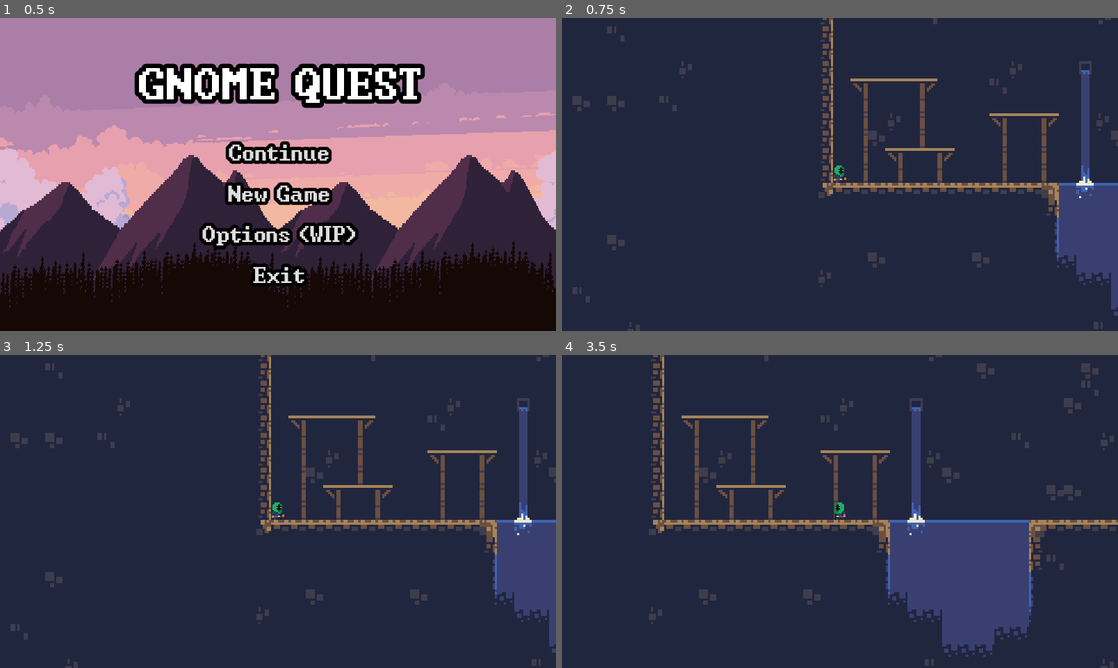
Above: before the commit, frames 1-4 (two rows, left to right).
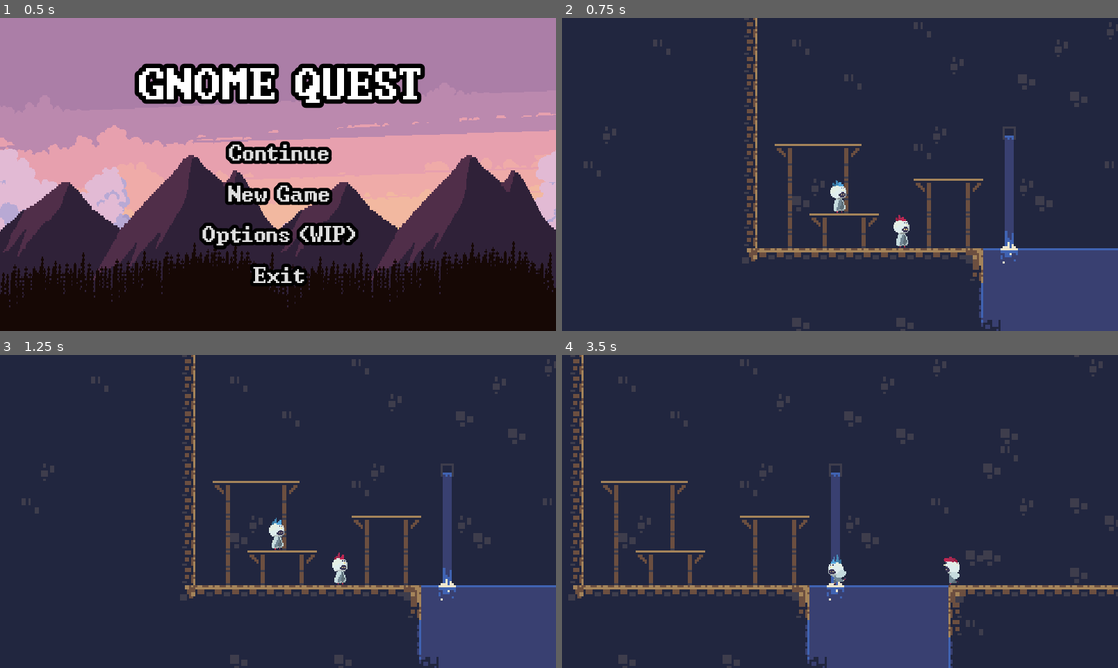
Above: after the commit, the same moments.

Repository: weyum11234/gnome_quest
Game: Godot game, scene res://scenes/main/main.tscn
The game is run twice, just before and just after one commit, with the same random seed, the same clock (stepped at 60 frames per second) and the same inputs.
Inputs:
- Up to frame 1 (0.5 s): no input
- Up to frame 2 (0.75 s): click "New Game" at 0.5 s
- Up to frame 3 (1.25 s): no input
- Up to frame 4 (3.5 s): hold Space (jump) 1.28-2.03 s; hold D (right) 1.28-2.78 s; tap Space (jump) at 2.1, 2.27, 2.57 s; hold A (left) from 2.78 s (still down); hold Space (jump) from 2.78 s (still down)

Frame 1 is identical in both runs. In frame 2, 18% of the frame differs, in the area x 1-100%, y 0-100%; in frame 3, 18%; in frame 4, 25%.

Commit message:
added playersprites and anims

Diff:
--- /dev/null
+++ b/entities/player2.gd
@@ -0,0 +1,58 @@
+extends CharacterBody2D
+
+
+@export var speed = 300.0
+@export var jump_velocity = -400.0
+@export var jump_time = 0.25
+@export var coyote_time = 0.075
+@export var gravity_multiplier = 3.0
+
+
+# Get the gravity from the project settings to be synced with RigidBody nodes.
+var gravity = ProjectSettings.get_setting("physics/2d/default_gravity")
+var is_jumping = false
+var jump_timer = 0.0
+var coyote_timer = 0.0
+
+
+# Helper variable for handling animation
+var animation = "idle"
+
+
+func _physics_process(delta):
+	# Set default animation every delta
+	animation = "idle"
+
+	# Add the gravity.
+	if not is_on_floor() and not is_jumping:
+		velocity.y += gravity * gravity_multiplier * delta
+		coyote_timer += delta
+	else:
+		coyote_timer = 0
+
+	# Get the input direction and handle the movement/deceleration.
+	var direction = Input.get_axis("left", "right")
+	if direction:
+		velocity.x = direction * speed
+		animation = "walk"
+		$AnimatedSprite2D.flip_h = velocity.x < 0
+	else:
+		velocity.x = move_toward(velocity.x, 0, speed)
+
+	# Handle jump.
+	if Input.is_action_just_pressed("jump") and (is_on_floor() or coyote_timer < coyote_time):
+		velocity.y = jump_velocity
+		is_jumping = true
+	elif Input.is_action_pressed("jump") and is_jumping:
+		velocity.y = jump_velocity
+
+	if is_jumping and Input.is_action_pressed("jump") and jump_timer < jump_time:
+		jump_timer += delta
+		animation = "jump"
+	else:
+		is_jumping = false
+		jump_timer = 0
+
+	print(animation)
+	$AnimatedSprite2D.play(animation)
+	move_and_slide()
--- a/entities/player_1.tscn
+++ b/entities/player_1.tscn
@@ -1,26 +1,113 @@
-[gd_scene load_steps=12 format=3 uid="uid://da8ra7ljeknhu"]
+[gd_scene load_steps=27 format=3 uid="uid://da8ra7ljeknhu"]
 
-[ext_resource type="Texture2D" uid="uid://d1kaqdugwxjew" path="res://assets/player_sprites/gr_gnome_sprite/sprite_00.png" id="1_8vofn"]
 [ext_resource type="Script" path="res://entities/player.gd" id="1_umyfe"]
-[ext_resource type="Texture2D" uid="uid://biw4splj2sfgi" path="res://assets/player_sprites/gr_gnome_sprite/sprite_05.png" id="2_lp33e"]
-[ext_resource type="Texture2D" uid="uid://cvuw5rwr5oiu3" path="res://assets/player_sprites/gr_gnome_sprite/sprite_01.png" id="2_wv31k"]
-[ext_resource type="Texture2D" uid="uid://r5u7k35a8p74" path="res://assets/player_sprites/gr_gnome_sprite/sprite_02.png" id="3_b1e87"]
-[ext_resource type="Texture2D" uid="uid://ct13sigpb2fx7" path="res://assets/player_sprites/gr_gnome_sprite/sprite_06.png" id="3_k2bx0"]
-[ext_resource type="Texture2D" uid="uid://bhkc3sua0pgdb" path="res://assets/player_sprites/gr_gnome_sprite/sprite_10_long_legs.png" id="7_a4mnk"]
-[ext_resource type="Texture2D" uid="uid://dkxec7neqww0k" path="res://assets/player_sprites/gr_gnome_sprite/sprite_11_long_legs.png" id="8_pqn27"]
-[ext_resource type="Texture2D" uid="uid://cvpib5sh47nfn" path="res://assets/player_sprites/gr_gnome_sprite/sprite_12_long_legs.png" id="9_cgfml"]
+[ext_resource type="Texture2D" uid="uid://b1qhsrblbn7vs" path="res://assets/player_sprites/Chik-Boy-Blue/ChikBoy_idle.png" id="2_i2ltl"]
+[ext_resource type="Texture2D" uid="uid://bdx38h8u6gon" path="res://assets/player_sprites/Chik-Boy-Blue/ChikBoy_run.png" id="3_nwy0a"]
+
+[sub_resource type="AtlasTexture" id="AtlasTexture_72a0i"]
+atlas = ExtResource("2_i2ltl")
+region = Rect2(0, 0, 32, 32)
+
+[sub_resource type="AtlasTexture" id="AtlasTexture_o6ijb"]
+atlas = ExtResource("2_i2ltl")
+region = Rect2(0, 32, 32, 32)
+
+[sub_resource type="AtlasTexture" id="AtlasTexture_ov55x"]
+atlas = ExtResource("2_i2ltl")
+region = Rect2(0, 64, 32, 32)
+
+[sub_resource type="AtlasTexture" id="AtlasTexture_3ycnh"]
+atlas = ExtResource("2_i2ltl")
+region = Rect2(0, 96, 32, 32)
+
+[sub_resource type="AtlasTexture" id="AtlasTexture_0h333"]
+atlas = ExtResource("2_i2ltl")
+region = Rect2(0, 128, 32, 32)
+
+[sub_resource type="AtlasTexture" id="AtlasTexture_gfh66"]
+atlas = ExtResource("2_i2ltl")
+region = Rect2(0, 160, 32, 32)
+
+[sub_resource type="AtlasTexture" id="AtlasTexture_yoqdw"]
+atlas = ExtResource("3_nwy0a")
+region = Rect2(0, 0, 32, 32)
+
+[sub_resource type="AtlasTexture" id="AtlasTexture_preya"]
+atlas = ExtResource("3_nwy0a")
+region = Rect2(0, 32, 32, 32)
+
+[sub_resource type="AtlasTexture" id="AtlasTexture_ji7rl"]
+atlas = ExtResource("3_nwy0a")
+region = Rect2(0, 64, 32, 32)
+
+[sub_resource type="AtlasTexture" id="AtlasTexture_qu5le"]
+atlas = ExtResource("3_nwy0a")
+region = Rect2(0, 96, 32, 32)
+
+[sub_resource type="AtlasTexture" id="AtlasTexture_mfnfl"]
+atlas = ExtResource("3_nwy0a")
+region = Rect2(0, 128, 32, 32)
+
+[sub_resource type="AtlasTexture" id="AtlasTexture_mytg7"]
+atlas = ExtResource("3_nwy0a")
+region = Rect2(0, 0, 32, 32)
+
+[sub_resource type="AtlasTexture" id="AtlasTexture_37fm1"]
+atlas = ExtResource("3_nwy0a")
+region = Rect2(0, 32, 32, 32)
+
+[sub_resource type="AtlasTexture" id="AtlasTexture_qqvbr"]
+atlas = ExtResource("3_nwy0a")
+region = Rect2(0, 64, 32, 32)
+
+[sub_resource type="AtlasTexture" id="AtlasTexture_4oj3t"]
+atlas = ExtResource("3_nwy0a")
+region = Rect2(0, 96, 32, 32)
+
+[sub_resource type="AtlasTexture" id="AtlasTexture_tx2ca"]
+atlas = ExtResource("3_nwy0a")
+region = Rect2(0, 128, 32, 32)
+
+[sub_resource type="AtlasTexture" id="AtlasTexture_w1sq0"]
+atlas = ExtResource("3_nwy0a")
+region = Rect2(0, 160, 32, 32)
+
+[sub_resource type="AtlasTexture" id="AtlasTexture_sd21h"]
+atlas = ExtResource("3_nwy0a")
+region = Rect2(0, 192, 32, 32)
+
+[sub_resource type="AtlasTexture" id="AtlasTexture_isdf1"]
+atlas = ExtResource("3_nwy0a")
+region = Rect2(0, 224, 32, 32)
+
+[sub_resource type="AtlasTexture" id="AtlasTexture_f86bx"]
+atlas = ExtResource("3_nwy0a")
+region = Rect2(0, 256, 32, 32)
+
+[sub_resource type="AtlasTexture" id="AtlasTexture_ux7rs"]
+atlas = ExtResource("3_nwy0a")
+region = Rect2(0, 288, 32, 32)
 
 [sub_resource type="SpriteFrames" id="SpriteFrames_laluf"]
 animations = [{
 "frames": [{
 "duration": 1.0,
-"texture": ExtResource("1_8vofn")
+"texture": SubResource("AtlasTexture_72a0i")
 }, {
 "duration": 1.0,
-"texture": ExtResource("2_wv31k")
+"texture": SubResource("AtlasTexture_o6ijb")
 }, {
 "duration": 1.0,
-"texture": ExtResource("3_b1e87")
+"texture": SubResource("AtlasTexture_ov55x")
+}, {
+"duration": 1.0,
+"texture": SubResource("AtlasTexture_3ycnh")
+}, {
+"duration": 1.0,
+"texture": SubResource("AtlasTexture_0h333")
+}, {
+"duration": 1.0,
+"texture": SubResource("AtlasTexture_gfh66")
 }],
 "loop": true,
 "name": &"idle",
@@ -28,32 +115,62 @@
 }, {
 "frames": [{
 "duration": 1.0,
-"texture": ExtResource("3_k2bx0")
+"texture": SubResource("AtlasTexture_yoqdw")
 }, {
 "duration": 1.0,
-"texture": ExtResource("2_lp33e")
+"texture": SubResource("AtlasTexture_preya")
+}, {
+"duration": 1.0,
+"texture": SubResource("AtlasTexture_ji7rl")
+}, {
+"duration": 1.0,
+"texture": SubResource("AtlasTexture_qu5le")
+}, {
+"duration": 1.0,
+"texture": SubResource("AtlasTexture_mfnfl")
 }],
 "loop": false,
 "name": &"jump",
-"speed": 2.0
+"speed": 5.0
 }, {
 "frames": [{
 "duration": 1.0,
-"texture": ExtResource("7_a4mnk")
+"texture": SubResource("AtlasTexture_mytg7")
 }, {
 "duration": 1.0,
-"texture": ExtResource("8_pqn27")
+"texture": SubResource("AtlasTexture_37fm1")
 }, {
 "duration": 1.0,
-"texture": ExtResource("9_cgfml")
+"texture": SubResource("AtlasTexture_qqvbr")
+}, {
+"duration": 1.0,
+"texture": SubResource("AtlasTexture_4oj3t")
+}, {
+"duration": 1.0,
+"texture": SubResource("AtlasTexture_tx2ca")
+}, {
+"duration": 1.0,
+"texture": SubResource("AtlasTexture_w1sq0")
+}, {
+"duration": 1.0,
+"texture": SubResource("AtlasTexture_sd21h")
+}, {
+"duration": 1.0,
+"texture": SubResource("AtlasTexture_isdf1")
+}, {
+"duration": 1.0,
+"texture": SubResource("AtlasTexture_f86bx")
+}, {
+"duration": 1.0,
+"texture": SubResource("AtlasTexture_ux7rs")
 }],
 "loop": true,
 "name": &"walk",
-"speed": 7.0
+"speed": 10.0
 }]
 
 [sub_resource type="RectangleShape2D" id="RectangleShape2D_gpqg2"]
-size = Vector2(12, 16)
+size = Vector2(13, 30)
 
 [node name="Player1" type="CharacterBody2D"]
 script = ExtResource("1_umyfe")
@@ -64,8 +181,7 @@
 
 [node name="AnimatedSprite2D" type="AnimatedSprite2D" parent="."]
 sprite_frames = SubResource("SpriteFrames_laluf")
-animation = &"walk"
-frame_progress = 0.399904
+animation = &"jump"
 
 [node name="Camera2D" type="Camera2D" parent="."]
 zoom = Vector2(2.5, 2.5)
@@ -74,4 +190,5 @@
 drag_bottom_margin = 0.5
 
 [node name="CollisionShape2D" type="CollisionShape2D" parent="."]
+position = Vector2(0, 1)
 shape = SubResource("RectangleShape2D_gpqg2")
--- /dev/null
+++ b/entities/player_2.tscn
@@ -0,0 +1,184 @@
+[gd_scene load_steps=27 format=3 uid="uid://cljhy5p5lkd5m"]
+
+[ext_resource type="Script" path="res://entities/player2.gd" id="1_eg7ag"]
+[ext_resource type="Texture2D" uid="uid://bjj3ggu26ft8d" path="res://assets/player_sprites/Chick-Boy-Red/ChikBoy_idle.png" id="2_u337j"]
+[ext_resource type="Texture2D" uid="uid://dr8yhgfgc5v72" path="res://assets/player_sprites/Chick-Boy-Red/ChikBoy_run.png" id="3_vhemw"]
+
+[sub_resource type="AtlasTexture" id="AtlasTexture_snvih"]
+atlas = ExtResource("2_u337j")
+region = Rect2(0, 0, 32, 32)
+
+[sub_resource type="AtlasTexture" id="AtlasTexture_58yac"]
+atlas = ExtResource("2_u337j")
+region = Rect2(0, 32, 32, 32)
+
+[sub_resource type="AtlasTexture" id="AtlasTexture_0u3yc"]
+atlas = ExtResource("2_u337j")
+region = Rect2(0, 64, 32, 32)
+
+[sub_resource type="AtlasTexture" id="AtlasTexture_xnrie"]
+atlas = ExtResource("2_u337j")
+region = Rect2(0, 96, 32, 32)
+
+[sub_resource type="AtlasTexture" id="AtlasTexture_l7stc"]
+atlas = ExtResource("2_u337j")
+region = Rect2(0, 128, 32, 32)
+
+[sub_resource type="AtlasTexture" id="AtlasTexture_os4pl"]
+atlas = ExtResource("2_u337j")
+region = Rect2(0, 160, 32, 32)
+
+[sub_resource type="AtlasTexture" id="AtlasTexture_a224y"]
+atlas = ExtResource("3_vhemw")
+region = Rect2(0, 0, 32, 32)
+
+[sub_resource type="AtlasTexture" id="AtlasTexture_lymxm"]
+atlas = ExtResource("3_vhemw")
+region = Rect2(0, 32, 32, 32)
+
+[sub_resource type="AtlasTexture" id="AtlasTexture_aagun"]
+atlas = ExtResource("3_vhemw")
+region = Rect2(0, 64, 32, 32)
+
+[sub_resource type="AtlasTexture" id="AtlasTexture_aspfw"]
+atlas = ExtResource("3_vhemw")
+region = Rect2(0, 96, 32, 32)
+
+[sub_resource type="AtlasTexture" id="AtlasTexture_7hlwn"]
+atlas = ExtResource("3_vhemw")
+region = Rect2(0, 128, 32, 32)
+
+[sub_resource type="AtlasTexture" id="AtlasTexture_eey1y"]
+atlas = ExtResource("3_vhemw")
+region = Rect2(0, 0, 32, 32)
+
+[sub_resource type="AtlasTexture" id="AtlasTexture_kpbry"]
+atlas = ExtResource("3_vhemw")
+region = Rect2(0, 32, 32, 32)
+
+[sub_resource type="AtlasTexture" id="AtlasTexture_bxpwx"]
+atlas = ExtResource("3_vhemw")
+region = Rect2(0, 64, 32, 32)
+
+[sub_resource type="AtlasTexture" id="AtlasTexture_cr5qn"]
+atlas = ExtResource("3_vhemw")
+region = Rect2(0, 96, 32, 32)
+
+[sub_resource type="AtlasTexture" id="AtlasTexture_yi5nb"]
+atlas = ExtResource("3_vhemw")
+region = Rect2(0, 128, 32, 32)
+
+[sub_resource type="AtlasTexture" id="AtlasTexture_3jg2i"]
+atlas = ExtResource("3_vhemw")
+region = Rect2(0, 160, 32, 32)
+
+[sub_resource type="AtlasTexture" id="AtlasTexture_2r360"]
+atlas = ExtResource("3_vhemw")
+region = Rect2(0, 192, 32, 32)
+
+[sub_resource type="AtlasTexture" id="AtlasTexture_rqj1a"]
+atlas = ExtResource("3_vhemw")
+region = Rect2(0, 224, 32, 32)
+
+[sub_resource type="AtlasTexture" id="AtlasTexture_btqrl"]
+atlas = ExtResource("3_vhemw")
+region = Rect2(0, 256, 32, 32)
+
+[sub_resource type="AtlasTexture" id="AtlasTexture_dtibd"]
+atlas = ExtResource("3_vhemw")
+region = Rect2(0, 288, 32, 32)
+
+[sub_resource type="SpriteFrames" id="SpriteFrames_t4cov"]
+animations = [{
+"frames": [{
+"duration": 1.0,
+"texture": SubResource("AtlasTexture_snvih")
+}, {
+"duration": 1.0,
+"texture": SubResource("AtlasTexture_58yac")
+}, {
+"duration": 1.0,
+"texture": SubResource("AtlasTexture_0u3yc")
+}, {
+"duration": 1.0,
+"texture": SubResource("AtlasTexture_xnrie")
+}, {
+"duration": 1.0,
+"texture": SubResource("AtlasTexture_l7stc")
+}, {
+"duration": 1.0,
+"texture": SubResource("AtlasTexture_os4pl")
+}],
+"loop": true,
+"name": &"idle",
+"speed": 5.0
+}, {
+"frames": [{
+"duration": 1.0,
+"texture": SubResource("AtlasTexture_a224y")
+}, {
+"duration": 1.0,
+"texture": SubResource("AtlasTexture_lymxm")
+}, {
+"duration": 1.0,
+"texture": SubResource("AtlasTexture_aagun")
+}, {
+"duration": 1.0,
+"texture": SubResource("AtlasTexture_aspfw")
+}, {
+"duration": 1.0,
+"texture": SubResource("AtlasTexture_7hlwn")
+}],
+"loop": true,
+"name": &"jump",
+"speed": 5.0
+}, {
+"frames": [{
+"duration": 1.0,
+"texture": SubResource("AtlasTexture_eey1y")
+}, {
+"duration": 1.0,
+"texture": SubResource("AtlasTexture_kpbry")
+}, {
+"duration": 1.0,
+"texture": SubResource("AtlasTexture_bxpwx")
+}, {
+"duration": 1.0,
+"texture": SubResource("AtlasTexture_cr5qn")
+}, {
+"duration": 1.0,
+"texture": SubResource("AtlasTexture_yi5nb")
+}, {
+"duration": 1.0,
+"texture": SubResource("AtlasTexture_3jg2i")
+}, {
+"duration": 1.0,
+"texture": SubResource("AtlasTexture_2r360")
+}, {
+"duration": 1.0,
+"texture": SubResource("AtlasTexture_rqj1a")
+}, {
+"duration": 1.0,
+"texture": SubResource("AtlasTexture_btqrl")
+}, {
+"duration": 1.0,
+"texture": SubResource("AtlasTexture_dtibd")
+}],
+"loop": true,
+"name": &"walk",
+"speed": 5.0
+}]
+
+[sub_resource type="RectangleShape2D" id="RectangleShape2D_d02qw"]
+size = Vector2(13, 30)
+
+[node name="Player2" type="CharacterBody2D"]
+script = ExtResource("1_eg7ag")
+
+[node name="AnimatedSprite2D" type="AnimatedSprite2D" parent="."]
+sprite_frames = SubResource("SpriteFrames_t4cov")
+animation = &"jump"
+
+[node name="CollisionShape2D" type="CollisionShape2D" parent="."]
+position = Vector2(0, 1)
+shape = SubResource("RectangleShape2D_d02qw")
--- a/scenes/level_01/level_01.tscn
+++ b/scenes/level_01/level_01.tscn
@@ -1,7 +1,8 @@
-[gd_scene load_steps=5 format=3 uid="uid://dnbwgg880owl2"]
+[gd_scene load_steps=6 format=3 uid="uid://dnbwgg880owl2"]
 
 [ext_resource type="PackedScene" uid="uid://da8ra7ljeknhu" path="res://entities/player_1.tscn" id="1_4qsre"]
 [ext_resource type="Texture2D" uid="uid://catnei36uf3jx" path="res://assets/tilesets_maps/underground_areas/cavesofgallet_tiles_scaled_2x_pngcrushed.png" id="1_hf6iv"]
+[ext_resource type="PackedScene" uid="uid://cljhy5p5lkd5m" path="res://entities/player_2.tscn" id="3_fbq08"]
 
 [sub_resource type="TileSetAtlasSource" id="TileSetAtlasSource_s0qnu"]
 texture = ExtResource("1_hf6iv")
@@ -341,4 +342,7 @@
 layer_2/tile_data = PackedInt32Array(1769485, 3, 0, 1769484, 3, 0, 1769483, 3, 0, 1769482, 3, 0, 1769481, 3, 0, 1769480 …(53348 unchanged characters)…
 
 [node name="Player1" parent="." instance=ExtResource("1_4qsre")]
-position = Vector2(262, 568)
+position = Vector2(332, 508)
+
+[node name="Player2" parent="." instance=ExtResource("3_fbq08")]
+position = Vector2(390, 558)
Binary file added: assets/player_sprites/Chick-Boy-Red/ChikBoyFreePack.aseprite
Binary file added: assets/player_sprites/Chick-Boy-Red/ChikBoy_idle.png
Not shown, added: assets/player_sprites/Chick-Boy-Red/ChikBoy_idle.png.import
Binary file added: assets/player_sprites/Chick-Boy-Red/ChikBoy_run.png
Not shown, added: assets/player_sprites/Chick-Boy-Red/ChikBoy_run.png.import
Binary file added: assets/player_sprites/Chik-Boy-Blue/ChikBoy_idle.png
Not shown, added: assets/player_sprites/Chik-Boy-Blue/ChikBoy_idle.png.import
Binary file added: assets/player_sprites/Chik-Boy-Blue/ChikBoy_run.png
Not shown, added: assets/player_sprites/Chik-Boy-Blue/ChikBoy_run.png.import
Binary file added: assets/tilesets_maps/sky-backgrounds/Clouds/Clouds 1/1.png
Not shown, added: assets/tilesets_maps/sky-backgrounds/Clouds/Clouds 1/1.png.import
Binary file added: assets/tilesets_maps/sky-backgrounds/Clouds/Clouds 1/2.png
(and 73 more such lines)
